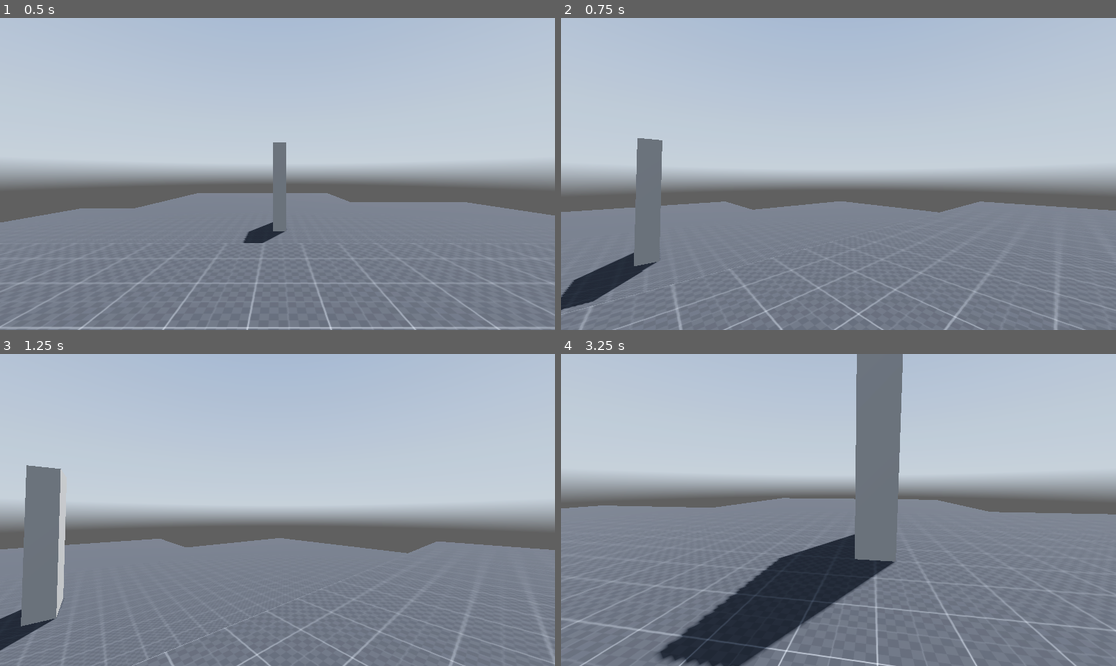
Above: before the commit, frames 1-4 (two rows, left to right).
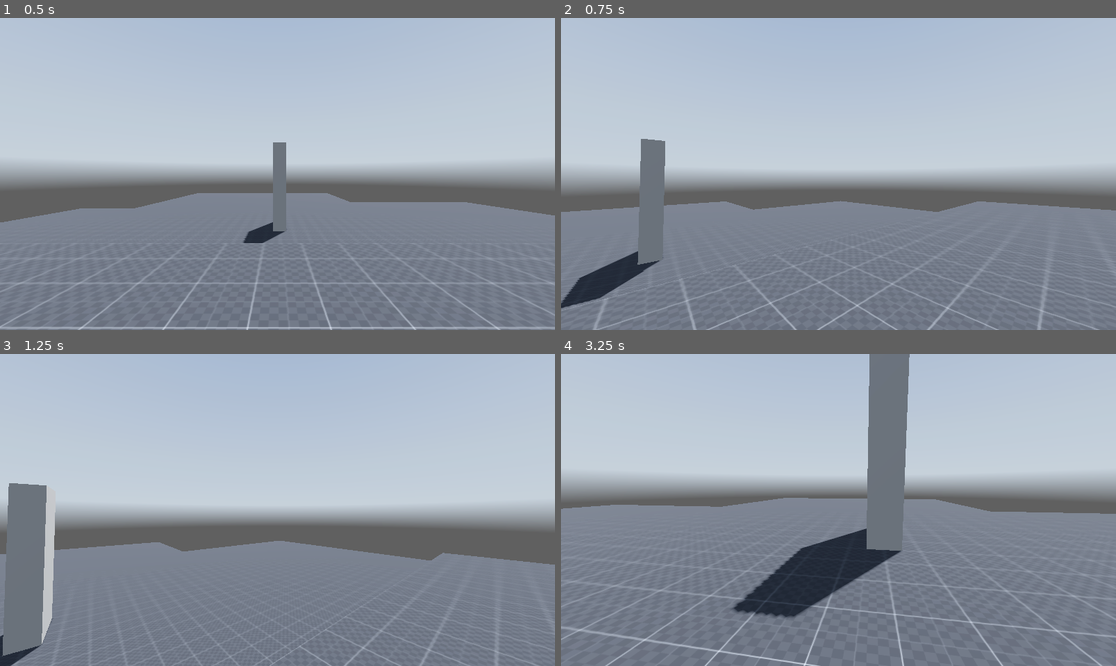
Above: after the commit, the same moments.

Repository: Jormunngandz/awesome-godot-test-project
Game: Godot game, scene res://scenes/Main.tscn
Two runs of this game, one before a commit and one after it. Both use one fixed random seed, a clock stepped at 60 frames per second and the inputs below. A sky picture missing from this copy of the repository is replaced by a grey-blue gradient.
Inputs (mouse positions are in pixels of both pictures, inside the frame that each line leads up to):
- Up to frame 1 (0.5 s): no input
- Up to frame 2 (0.75 s): tap Enter (ui_accept) at 0.5 s; move the mouse to (866, 174) at 0.52 s; hold W (Forward) from 0.53 s (still down); hold Ctrl (Crouch) from 0.53 s (still down)
- Up to frame 3 (1.25 s): keep holding W (Forward); keep holding Ctrl (Crouch); tap Enter (ui_accept) at 0.77, 1.07 s; tap Shift (Sprint) at 0.8 s
- Up to frame 4 (3.25 s): keep holding W (Forward); move the mouse to (810, 510) at 1.27 s; release Ctrl (Crouch) at 1.28 s; tap Shift (Sprint) at 1.35, 3.05 s; tap Enter (ui_accept) at 1.52, 1.55, 1.82, 2.1, 3.02 s; move the mouse to (849, 503) at 2.02 s; hold Ctrl (Crouch) 2.03-2.78 s; move the mouse to (832, 516) at 2.77 s; tap Ctrl (Crouch) at 2.85 s

Frame 1 is identical in both runs. In frame 2, 2.3% of the frame differs, in the area x 0-100%, y 38-100%; in frame 3, 5.6%; in frame 4, 8.9%, in the area x 0-100%, y 0-100%.

Commit message:
bad movment

Diff:
--- a/Player/Player.gd
+++ b/Player/Player.gd
@@ -6,17 +6,30 @@
 @onready var collision_stand: CollisionShape3D = $Collision_Stand
 @onready var ray_cast_3d: RayCast3D = $RayCast3D
 
+#Константы
+const WALKING_SPEED = 5.0
+const SPRINTING_SPEED = 20.0
+const CROUCH_SPEED = 1.0
+const JUMP_VELOCITY = 4.5
+const MOUSE_SENS =0.4
 
-const WALKING_SPEED = 5.0
-const SPRINTING_SPEED = 15.0
-const CROUCH_SPEED = 2.0
-const JUMP_VELOCITY = 4.5
-
-var Current_Speed = 5.0
-
-const MOUSE_SENS =0.4
+#переменные
+var current_speed : float = 5.0
 var Lerp_Speed = 10
 var direction = Vector3.ZERO
+
+#state machine
+var Walking : bool =false
+var Sprinting : bool =false
+var Crouching : bool =false
+var Sliding : bool = false
+
+#Slide Vars
+var Slide_Timer =0.0
+var Slide_Timer_Max =3.0
+var Slide_Vector = Vector2.ZERO
+var Slide_Speed = 50
+
 func _ready() -> void:
 	# отключаем курсор мыши
 	Input.set_mouse_mode(Input.MOUSE_MODE_CAPTURED)
@@ -26,22 +39,88 @@
 		rotate_y(deg_to_rad(-event.relative.x * MOUSE_SENS))
 		head.rotate_x(deg_to_rad(-event.relative.y * MOUSE_SENS))
 		head.rotation.x = clamp(head.rotation.x,deg_to_rad(-89),deg_to_rad(89))
+			# проверяем нажание кнопок. выглядит ужасно
+
 
 func _physics_process(delta: float) -> void:
+		# Get the input direction and handle the movement/deceleration.
 
-	if Input.is_action_pressed("Crouch"):
-		Current_Speed = lerp(Current_Speed,CROUCH_SPEED,delta*Lerp_Speed)
+	var input_dir := Input.get_vector("Left", "Right", "Forward", "Backward")
+		# машина состояний
+		# проверяем нажание кнопок. выглядит ужасно
+	if Input.is_action_just_pressed("Crouch") and !Sprinting:
+		Walking =false
+		Sprinting =false
+		Crouching =true
+		Sliding = false
+		print(" КРАДЕМСЯ")
+	elif Input.is_action_just_pressed("Crouch") and Sprinting:
+		print("CКОЛЬЗИМ")
+		Slide_Timer = Slide_Timer_Max
+		Walking =false
+		Sprinting =false
+		Crouching =true
+		Sliding = true
+	if Input.is_action_just_released("Crouch"):
+		print("не КРАДЕМСЯ")
+		Walking =true
+
+		Crouching =false
+		Sliding = false
+	if Input.is_action_just_pressed("Sprint"):
+		Walking =false
+		Sprinting =true
+		Crouching =false
+		Sliding = false
+		print("БЕЖИМ")
+	if Input.is_action_just_released("Sprint"):
+		print("не бежим")
+		Walking =true
+		Sprinting =false
+		Crouching =false
+		Sliding = false
+
+	if   !Crouching and !Sliding and !Sprinting:
+		Sprinting = false
+		Walking =true
+		Crouching =false
+		Sliding = false
+		print("ходим")
+
+
+	#логика присидания
+	if Crouching:
+		current_speed = lerp(current_speed,CROUCH_SPEED,delta*Lerp_Speed)
 		head.position.y =  lerp(head.position.y,1.0,delta*Lerp_Speed)
 		collision_stand.disabled = true
 		collision_crouch.disabled = false
-	elif !ray_cast_3d.is_colliding():
+#этот кусок кода востанавливает скорость ходьбы после бега. не логично. надо бы его отдельно вынести
+	elif !ray_cast_3d.is_colliding() and !Crouching:
+
 		head.position.y = lerp(head.position.y,1.85,delta*Lerp_Speed)
 		collision_stand.disabled = false
 		collision_crouch.disabled = true
-	if Input.is_action_pressed("Sprint"):
-		Current_Speed = lerp(Current_Speed,SPRINTING_SPEED,delta*Lerp_Speed)
-	else:
-		Current_Speed =  lerp(Current_Speed,WALKING_SPEED,delta*Lerp_Speed)
+
+	#логика бега
+	if  Sprinting:
+		current_speed = lerp(current_speed,SPRINTING_SPEED,delta*Lerp_Speed)
+
+		#нормализация скорости ходьбы
+	if Walking:
+		current_speed = lerp(current_speed,WALKING_SPEED,delta*Lerp_Speed)
+
+#Sliding logic
+	if Sliding:
+
+		Slide_Timer -=delta
+		#print(Slide_Timer)
+		if Slide_Timer <= 0:
+			Sliding=false
+			Crouching =false
+			Slide_Timer = 0
+			print("slide END")
+
+
 	# Add the gravity.
 	if not is_on_floor():
 		velocity += get_gravity() * delta
@@ -49,18 +128,27 @@
 	# Handle jump.
 	if Input.is_action_just_pressed("ui_accept") and is_on_floor():
 		#высота прыжка зависит от скорости
-		velocity.y = JUMP_VELOCITY+(0.1*Current_Speed)
+		velocity.y = JUMP_VELOCITY+(0.1*current_speed)
 
-	# Get the input direction and handle the movement/deceleration.
-	# As good practice, you should replace UI actions with custom gameplay actions.
-	var input_dir := Input.get_vector("Left", "Right", "Forward", "Backward")
+
 
 	direction = lerp(direction, (transform.basis * Vector3(input_dir.x, 0, input_dir.y)).normalized(), delta*Lerp_Speed)
+
+	#логика запрета поворота при подкате
+	#if Sliding:
+	#	direction = transform.basis * Vector3(Slide_Vector.x,0,Slide_Vectorц.y).normalized()
+
 	if direction:
-		velocity.x = direction.x * Current_Speed
-		velocity.z = direction.z * Current_Speed
+		velocity.x = direction.x * current_speed
+		velocity.z = direction.z * current_speed
+
+		if Sliding:
+				print("Cупер скорость")
+				velocity.x = direction.x * (Slide_Timer+0.1)*Slide_Speed
+				velocity.z = direction.z * (Slide_Timer+0.1)*Slide_Speed
 	else:
-		velocity.x = move_toward(velocity.x, 0, Current_Speed)
-		velocity.z = move_toward(velocity.z, 0, Current_Speed)
-
+		print("обычная скорость")
+		velocity.x = move_toward(velocity.x, 0, current_speed)
+		velocity.z = move_toward(velocity.z, 0, current_speed)
+	print(current_speed)
 	move_and_slide()
--- /dev/null
+++ b/Player/character_body_3d.gd
@@ -0,0 +1,28 @@
+extends CharacterBody3D
+
+
+const SPEED = 5.0
+const JUMP_VELOCITY = 4.5
+
+
+func _physics_process(delta: float) -> void:
+	# Add the gravity.
+	if not is_on_floor():
+		velocity += get_gravity() * delta
+
+	# Handle jump.
+	if Input.is_action_just_pressed("ui_accept") and is_on_floor():
+		velocity.y = JUMP_VELOCITY
+
+	# Get the input direction and handle the movement/deceleration.
+	# As good practice, you should replace UI actions with custom gameplay actions.
+	var input_dir := Input.get_vector("ui_left", "ui_right", "ui_up", "ui_down")
+	var direction := (transform.basis * Vector3(input_dir.x, 0, input_dir.y)).normalized()
+	if direction:
+		velocity.x = direction.x * SPEED
+		velocity.z = direction.z * SPEED
+	else:
+		velocity.x = move_toward(velocity.x, 0, SPEED)
+		velocity.z = move_toward(velocity.z, 0, SPEED)
+
+	move_and_slide()
Not shown, added: Player/character_body_3d.gd.uid
